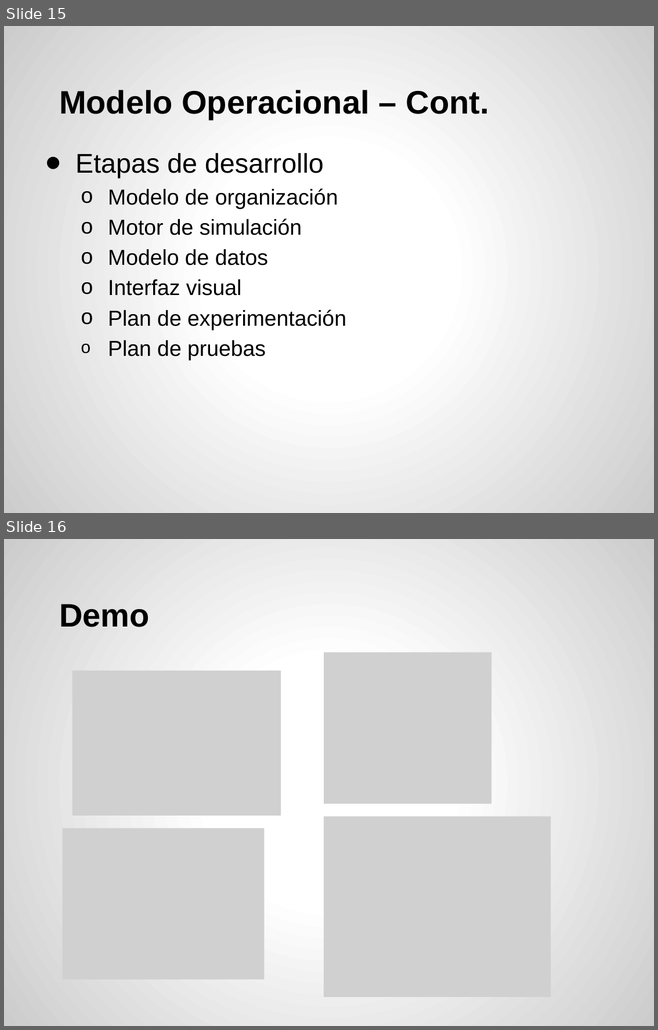
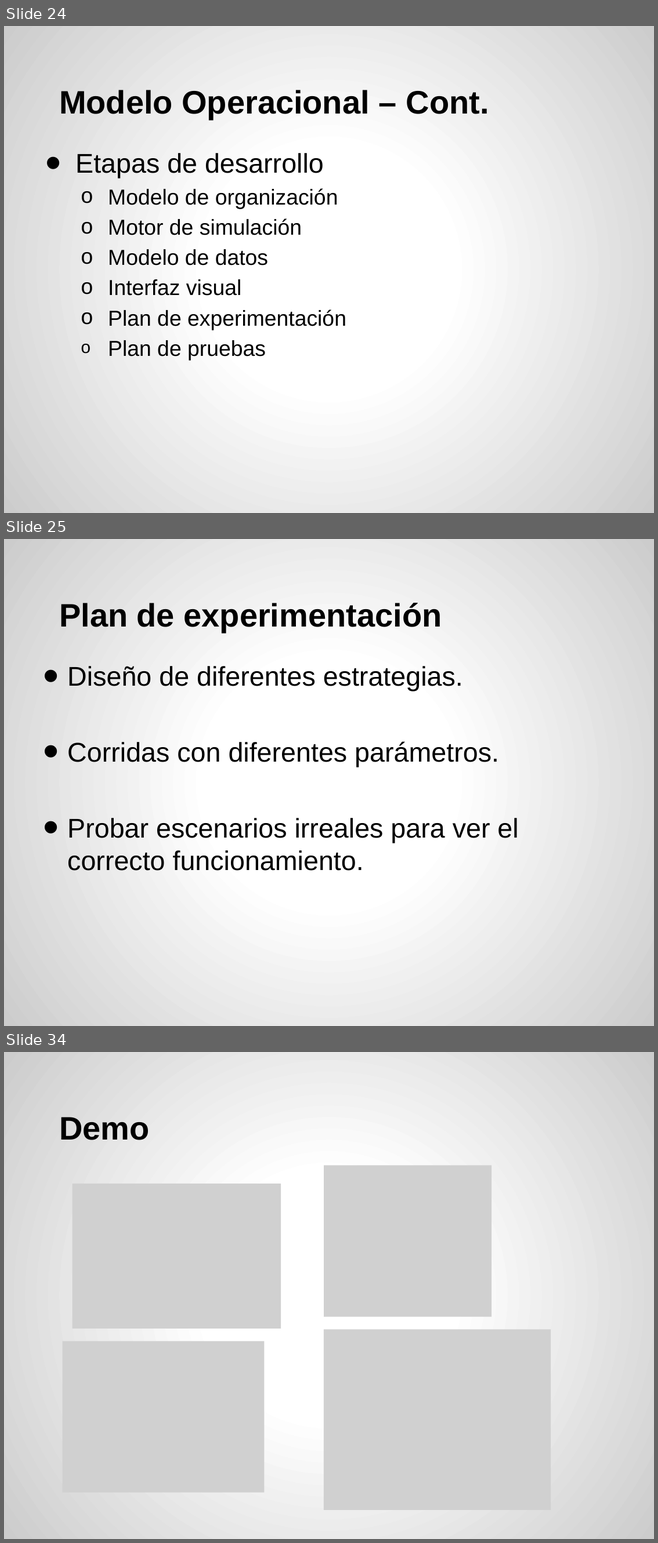
Before and after one commit to acrespo/Simulaciones, a slide deck: presentacion.pptx. Shown one above the other, each under a label of ours: slides 15 and 16 before the commit, slides 24, 25 and 34 after it; the slides between them are not shown. The pictures are 658x1030 and 658x1543 pixels, drawn with LibreOffice and Linux fonts; fonts in the diff are those of the drawing; grey boxes stand for pictures. Boxes give left, top, right and bottom in pixels: in the first picture for what was removed or moved away, otherwise in the second. Text is boxed around its words. In the diff, an @@ line names an element or a change of style, - is before the commit and + after.

```diff
--- a/presentacion.pptx
+++ b/presentacion.pptx
@@ slide 25 added at bbox=[4, 539, 654, 1026], background gradient #FFFFFF to #CCCCCC @@
@@ title added at bbox=[59, 603, 442, 632], 36 pt, text #000000, bold @@
+Plan de experimentación
@@ text added at bbox=[67, 666, 518, 871], 30 pt, text #000000 @@
+• Diseño de diferentes estrategias.
+• Corridas con diferentes parámetros.
+• Probar escenarios irreales para ver el correcto funcionamiento.
@@ what was slide 15 is now slide 24 @@
@@ what was slide 16 is now slide 34 @@
```
Also in this commit, not shown: 1 slide changed, 17 other slides added.
